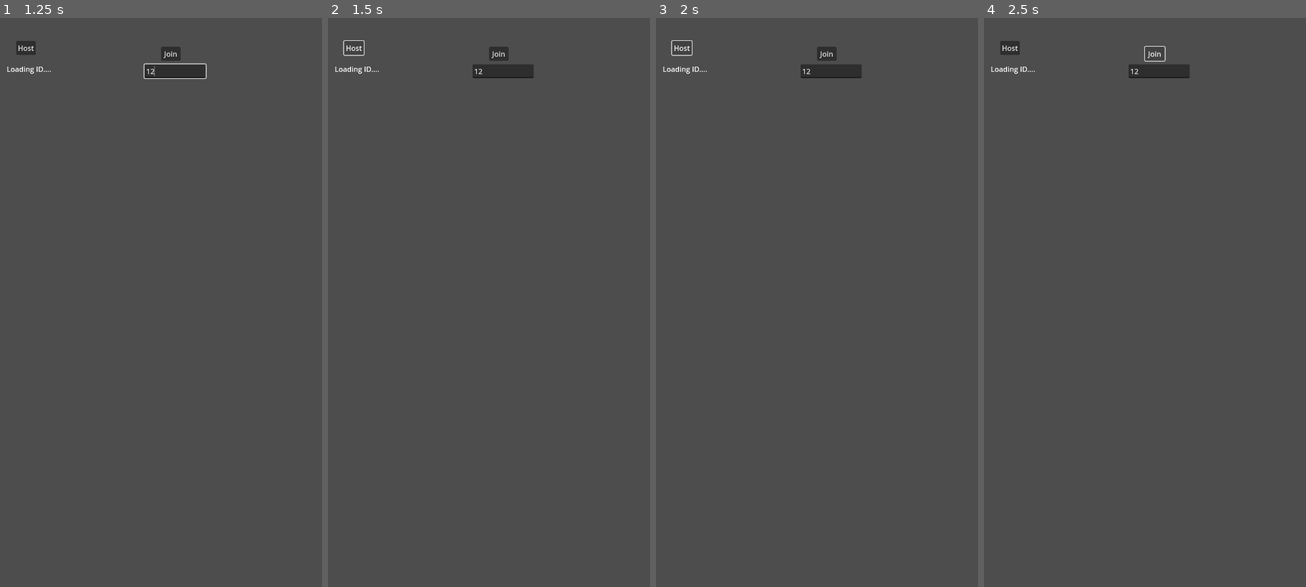
Above: before the commit, frames 1-4 (left to right).
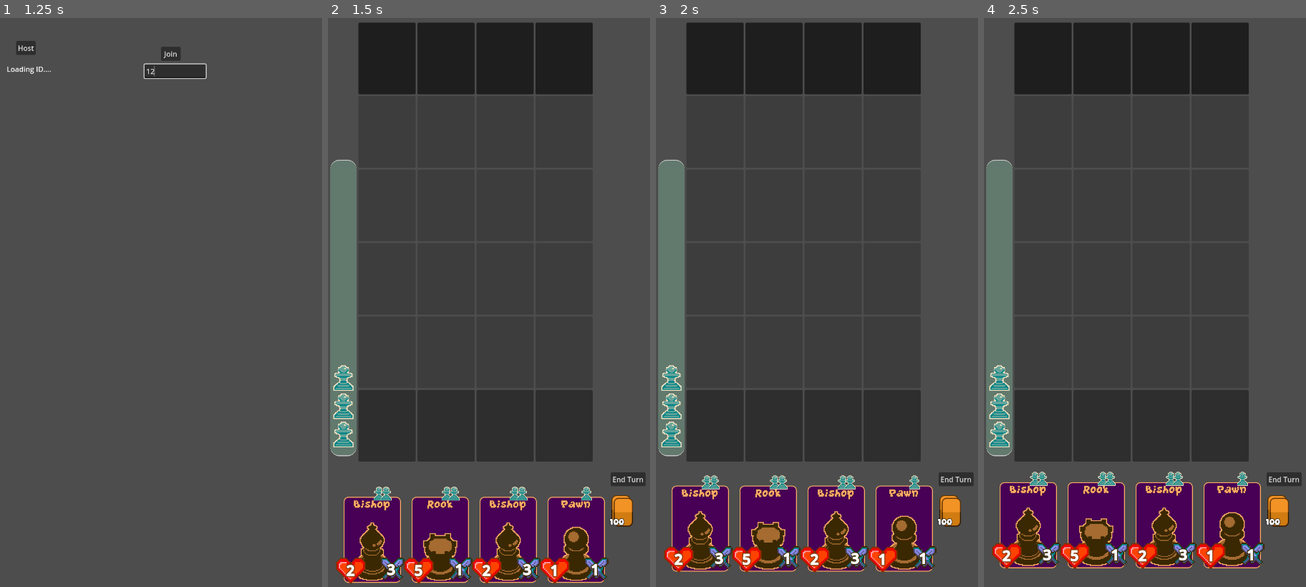
Above: after the commit, the same moments.

Repository: Meansofa/LevelUpJam
Game: Godot game, scene res://main.tscn
Two runs of this game, one before a commit and one after it. Both use one fixed random seed, a clock stepped at 60 frames per second and the inputs below. The engine's default icon, where the game draws it, is replaced by a stand-in: a white triangle on a blue panel in a dark square.
Inputs (mouse positions are in pixels of both pictures, inside the frame that each line leads up to):
- Up to frame 1 (1.25 s): click (173, 69) at 0.52 s; type "12" at 0.6 s
- Up to frame 2 (1.5 s): click "Host" at 1.25 s
- Up to frame 3 (2 s): no input
- Up to frame 4 (2.5 s): click (1154, 52) at 2 s, where only the run before the commit has a clickable "Join"

Frame 1 is identical in both runs. In frame 2, 33% of the frame differs, in the area x 0-99%, y 0-100%; in frame 3, 33%; in frame 4, 33%, in the area x 0-99%, y 0-97%.
Error before the commit: Parse Error: Identifier "NodeTunnelPeer" not declared in the current scope. (res://main.gd:6)

Commit message:
added localhost good movement  reflects on pressing end turn and doesn t go over index

Diff:
--- a/card.gd
+++ b/Script/card.gd
@@ -1,15 +1,20 @@
 extends Area2D
-
-func change_pawn(pawn : piece):
-	change_health(pawn.health)
 
 func update_visuals(pawn : piece):
 	change_health(pawn.health)
 	change_damage(pawn.damage)
 	change_texture(pawn.pawn_texture)
 
+func is_pawn_dead(pawn : piece) -> bool:
+	if pawn.health <= 0:
+		%AnimationPlayer.play("death")
+		return true
+	#print(pawn.name, ": health: ", pawn.health)
+	return false
+
 func change_health(value: int):
 	%health_label.text = "[b]" + str(value)
+
 
 func change_damage(value: int):
 	%damage_label.text = "[b]" + str(value)
--- a/game_play.gd
+++ b/Script/game_play.gd
@@ -5,24 +5,20 @@
 
 var board : Array = []
 
-@export var rook_tres : piece
-@export var bishop_tres : piece
-
 var player_cards = []
-
 
 #called from slot.gd
 func place_piece(slot_number : int, card_name : String):
 	var player_id = multiplayer.get_unique_id()
 
-	who_placed_piece( slot_number, card_name, player_id)
+	who_placed_piece(slot_number, card_name, player_id)
 	rpc("who_placed_piece", slot_number, card_name, player_id) #This updates for the other players
 
 #rpc doesn't allow object passed from a function
 func get_card_with_name(card_name : String) -> piece:
 	for card in %AllCards.cards:
 		if card_name == card.name:
-			return card
+			return card.duplicate()
 	var error = piece.new()
 	error.name = "ERROR CARD"
 	return error
@@ -31,6 +27,7 @@
 func who_placed_piece(slot_number : int, card_name : String, player_id):
 	print(player_id, ": placed a piece")
 	var card = get_card_with_name(card_name) #rpc doesn't allow object passed from a function
+
 	if multiplayer.get_unique_id() == player_id: #If you are the player on this networkd
 		card.team = piece.teams.player #assign piece to player
 		board[rows - 1][slot_number] = card
@@ -39,6 +36,7 @@
 		board[0][slot_number] = card
 
 	update_simulation()
+	view_board()
 
 func calculate_index(x:int, y:int) -> int:
 	return (x*cols) + y
@@ -54,9 +52,9 @@
 				if front_piece is piece:
 					if front_piece.team == piece.teams.opponent:
 						if pawn.attack_mode:
-							await square.attack_opponent()
+							await square.attack_opponent() #IMPORTANT-------------------
 							front_piece.health -= pawn.damage
-							front_square.update_visuals(front_piece)
+							front_square.update_visuals(front_piece) #update the health value
 						else:
 							pawn.attack_mode = true
 					else:
@@ -67,9 +65,9 @@
 				if front_piece is piece:
 					if front_piece.team == piece.teams.player:
 						if pawn.attack_mode:
-							await square.attack_player()
+							await square.attack_player()#IMPORTANT-------------------
 							front_piece.health -= pawn.damage
-							front_square.update_visuals(front_piece)
+							front_square.update_visuals(front_piece) #update the health value
 						else:
 							pawn.attack_mode = true
 					else:
@@ -94,6 +92,7 @@
 	update_simulation() #change animation
 #IMPORTANT----------------------------------------------
 
+@rpc("any_peer")
 func update_simulation():
 	for x in range(rows):
 		for y in range(cols):
@@ -102,10 +101,13 @@
 			var square : Area2D = %Board.get_node("Square" + str(index)) #the node in game corresponding to an index in the board
 			if pawn is piece:
 				square.visible = true #show the pawn
-				square.update_visuals(pawn)
+				if square.is_pawn_dead(pawn): #run animiation pawn dead if true
+					board[x][y] = calculate_index(x, y)
+				else: #if false
+					square.update_visuals(pawn)
 			else:
 				square.visible = false
-
+@rpc("any_peer")
 func player_move():
 	for x in range(rows):
 		for y in range(cols):
@@ -123,7 +125,7 @@
 		board[x][y] = "Q"
 	else: #if not on edge move forward
 		board[x - 1][y] = square #move up by reducing x axis
-
+@rpc("any_peer")
 func opponent_move():
 	#since the 0 index is at the top and last index is at the bottom, if the piece goes down it will keep on going down
 	#we gotta start from the last index to the top to not counter this logical bug
@@ -131,9 +133,11 @@
 		for y in range(cols):
 			var reverse_x = rows - (x + 1) #first index(0) becomes last index(23)
 			var reverse_y = cols - (y + 1) #first index(0) becomes last index(23)
+			var player_id = multiplayer.get_unique_id()
+			print( player_id, ": reverse_x: ", reverse_x)
 			if board[reverse_x][reverse_y] is piece and board[reverse_x][reverse_y].team == piece.teams.opponent:
 				var opponent_piece = board[reverse_x][reverse_y]
-				print("reverse_x + 1: ", reverse_x + 1)
+				#print("reverse_x + 1: ", reverse_x + 1)
 				if board[reverse_x + 1][reverse_y] is piece: #check if forward is a piece
 					continue #skip the next lines of code and move to the next loop
 				#Move if possible
@@ -159,13 +163,15 @@
 		board.append(row)
 
 func view_board():
-	print("-------------------")
+	print(">>>>>>>>>>>>>>>>>>>>>>>>>>")
+	var player_id = multiplayer.get_unique_id()
+	print(" view_board() player_id: ", player_id)
 	for x in range(rows):
 		var line := ""
 		for y in range(cols):
 			if board[x][y]is piece:
-				line += board[x][y].name + " "
+				line += str(board[x][y].team) + str(board[x][y].name) + " "
 			else:
 				line += str(board[x][y]) + " "
 		print(line)
-	print("-------------------")
+	print("<<<<<<<<<<<<<<<<<<<<<<<<<<<<<<")
--- a/main.gd
+++ b/Script/main.gd
@@ -15,7 +15,6 @@
 
 	%OnlineID.text = peer.online_id
 
-
 func _on_host_pressed() -> void:
 	_disable_buttons()
 	peer.host()
@@ -29,7 +28,6 @@
 
 	var player_scene = player_packed_scene.instantiate()
 	add_child(player_scene)
-
 
 func _on_join_pressed() -> void:
 	_disable_buttons()
--- a/pick_card.gd
+++ b/Script/pick_card.gd
@@ -68,6 +68,8 @@
 		place_card()
 
 func place_card():
+	if nearest_slot == null:
+		return
 	nearest_slot.get_parent().place_card(card) #call the function inside the slot script
 	print("card place at: ", nearest_slot.get_parent().name)
 	self.global_position = nearest_slot.global_position
--- a/slot.gd
+++ b/Script/slot.gd
@@ -10,7 +10,7 @@
 #while select_card is in the card_detector area and select_card stops dragging
 func place_card(card : piece):
 	gameplay.place_piece(slot_number, card.name) #place the card
-	#rpc doesn't allow object passed from a function
+	#rpc doesn't allow object passed from a function so we have to send raw data like String and not Object
 
 	stop_detection()
 
--- a/card.tscn
+++ b/card.tscn
@@ -1,6 +1,6 @@
-[gd_scene load_steps=11 format=3 uid="uid://q3epd7gwh8wv"]
-
-[ext_resource type="Script" uid="uid://x6qjxb1tisg2" path="res://card.gd" id="1_e484p"]
+[gd_scene load_steps=12 format=3 uid="uid://q3epd7gwh8wv"]
+
+[ext_resource type="Script" uid="uid://x6qjxb1tisg2" path="res://Script/card.gd" id="1_e484p"]
 [ext_resource type="Texture2D" uid="uid://b7p6t2p2k55ny" path="res://Art/Pieces/PawnOutline.png" id="2_1i5pp"]
 [ext_resource type="Texture2D" uid="uid://bnw64uj26d4r6" path="res://Art/Pieces/heart.png" id="4_b4rk6"]
 [ext_resource type="Texture2D" uid="uid://jtgyxukmqidc" path="res://Art/Pieces/sword.png" id="5_6lcat"]
@@ -15,7 +15,7 @@
 tracks/0/type = "bezier"
 tracks/0/imported = false
 tracks/0/enabled = true
-tracks/0/path = NodePath("pawn:position:x")
+tracks/0/path = NodePath("pawn:position:y")
 tracks/0/interp = 1
 tracks/0/loop_wrap = true
 tracks/0/keys = {
@@ -23,75 +23,72 @@
 "points": PackedFloat32Array(0, -0.25, 0, 0.25, 0),
 "times": PackedFloat32Array(0)
 }
-tracks/1/type = "bezier"
+tracks/1/type = "value"
 tracks/1/imported = false
 tracks/1/enabled = true
-tracks/1/path = NodePath("pawn:position:y")
+tracks/1/path = NodePath("pawn:modulate")
 tracks/1/interp = 1
 tracks/1/loop_wrap = true
 tracks/1/keys = {
-"handle_modes": PackedInt32Array(0),
-"points": PackedFloat32Array(0, -0.25, 0, 0.25, 0),
-"times": PackedFloat32Array(0)
+"times": PackedFloat32Array(0),
+"transitions": PackedFloat32Array(1),
+"update": 0,
+"values": [Color(1, 1, 1, 1)]
 }
 
 [sub_resource type="Animation" id="Animation_e484p"]
 resource_name = "attack_opponent"
+length = 0.5
 step = 0.0333333
 tracks/0/type = "bezier"
 tracks/0/imported = false
-tracks/0/enabled = false
-tracks/0/path = NodePath("pawn:position:x")
-tracks/0/interp = 1
-tracks/0/loop_wrap = true
-tracks/0/keys = {
-"handle_modes": PackedInt32Array(0, 0),
-"points": PackedFloat32Array(0, -0.25, 0, 0.25, 0, 0, -0.25, 0, 0.25, 0),
-"times": PackedFloat32Array(0, 1)
-}
-tracks/1/type = "bezier"
-tracks/1/imported = false
-tracks/1/enabled = true
-tracks/1/path = NodePath("pawn:position:y")
-tracks/1/interp = 1
-tracks/1/loop_wrap = true
-tracks/1/keys = {
+tracks/0/enabled = true
+tracks/0/path = NodePath("pawn:position:y")
+tracks/0/interp = 1
+tracks/0/loop_wrap = true
+tracks/0/keys = {
 "handle_modes": PackedInt32Array(0, 0, 0),
 "points": PackedFloat32Array(0, -0.25, 0, 0.25, 0, 15.5, -0.25, 0, 0.25, 0, -144, -0.25, 0, 0.25, 0),
-"times": PackedFloat32Array(0, 0.6333333, 1)
+"times": PackedFloat32Array(0, 0.13333333, 0.43333334)
 }
 
 [sub_resource type="Animation" id="Animation_pjytt"]
 resource_name = "attack_player"
+length = 0.5
 step = 0.0333333
 tracks/0/type = "bezier"
 tracks/0/imported = false
-tracks/0/enabled = false
-tracks/0/path = NodePath("pawn:position:x")
-tracks/0/interp = 1
-tracks/0/loop_wrap = true
-tracks/0/keys = {
-"handle_modes": PackedInt32Array(0, 0),
-"points": PackedFloat32Array(0, -0.25, 0, 0.25, 0, 0, -0.25, 0, 0.25, 0),
-"times": PackedFloat32Array(0, 1)
-}
-tracks/1/type = "bezier"
-tracks/1/imported = false
-tracks/1/enabled = true
-tracks/1/path = NodePath("pawn:position:y")
-tracks/1/interp = 1
-tracks/1/loop_wrap = true
-tracks/1/keys = {
-"handle_modes": PackedInt32Array(0, 0, 0),
-"points": PackedFloat32Array(0, -0.25, 0, 0.25, 0, -15.5, -0.25, 0, 0.25, 0, 144, -0.25, 0, 0.25, 0),
-"times": PackedFloat32Array(0, 0.6333333, 1)
+tracks/0/enabled = true
+tracks/0/path = NodePath("pawn:position:y")
+tracks/0/interp = 1
+tracks/0/loop_wrap = true
+tracks/0/keys = {
+"handle_modes": PackedInt32Array(0, 0, 0, 0),
+"points": PackedFloat32Array(0, -0.25, 0, 0.25, 0, -15.5, -0.25, 0, 0.25, 0, 60, -0.03333334, -17.722223, 0.016666666, 8.86111, 144, -0.25, 0, 0.25, 0),
+"times": PackedFloat32Array(0, 0.13333333, 0.3, 0.5)
+}
+
+[sub_resource type="Animation" id="Animation_1i5pp"]
+resource_name = "death"
+tracks/0/type = "value"
+tracks/0/imported = false
+tracks/0/enabled = true
+tracks/0/path = NodePath("pawn:modulate")
+tracks/0/interp = 1
+tracks/0/loop_wrap = true
+tracks/0/keys = {
+"times": PackedFloat32Array(0, 0.61, 1),
+"transitions": PackedFloat32Array(1, 1, 1),
+"update": 0,
+"values": [Color(1, 1, 1, 1), Color(1, 0, 0, 0.3882353), Color(1, 1, 1, 0)]
 }
 
 [sub_resource type="AnimationLibrary" id="AnimationLibrary_1i5pp"]
 _data = {
 &"RESET": SubResource("Animation_fpac0"),
 &"attack_opponent": SubResource("Animation_e484p"),
-&"attack_player": SubResource("Animation_pjytt")
+&"attack_player": SubResource("Animation_pjytt"),
+&"death": SubResource("Animation_1i5pp")
 }
 
 [node name="Card" type="Area2D" groups=["Card"]]
--- a/game_play.tscn
+++ b/game_play.tscn
@@ -1,16 +1,16 @@
 [gd_scene load_steps=21 format=3 uid="uid://cv50k8ineexkg"]
 
-[ext_resource type="Script" uid="uid://r10i8cnvrsr1" path="res://game_play.gd" id="1_0mbhd"]
+[ext_resource type="Script" uid="uid://r10i8cnvrsr1" path="res://Script/game_play.gd" id="1_0mbhd"]
 [ext_resource type="Resource" uid="uid://bg0scmb60ole" path="res://Pieces/rook.tres" id="2_uycrd"]
 [ext_resource type="Resource" uid="uid://ccijcv8lt06pm" path="res://Pieces/bishop.tres" id="3_7bf21"]
 [ext_resource type="Theme" uid="uid://buamt54f6ol74" path="res://Themes/main.tres" id="4_x2ujm"]
-[ext_resource type="Script" uid="uid://y82d36rfxdrd" path="res://slot.gd" id="5_xjpow"]
+[ext_resource type="Script" uid="uid://y82d36rfxdrd" path="res://Script/slot.gd" id="5_xjpow"]
 [ext_resource type="PackedScene" uid="uid://b4x0sflvtqalj" path="res://pick_card.tscn" id="6_fvbcm"]
-[ext_resource type="Script" uid="uid://bd3kqdjnuomn3" path="res://board.gd" id="7_kgpdb"]
+[ext_resource type="Script" uid="uid://bd3kqdjnuomn3" path="res://Script/board.gd" id="7_kgpdb"]
 [ext_resource type="PackedScene" uid="uid://q3epd7gwh8wv" path="res://card.tscn" id="8_a1b81"]
-[ext_resource type="Script" uid="uid://453o1y0takwh" path="res://elixer.gd" id="9_htgex"]
+[ext_resource type="Script" uid="uid://453o1y0takwh" path="res://Script/elixer.gd" id="9_htgex"]
 [ext_resource type="Texture2D" uid="uid://cqcjqxj2r8q3q" path="res://Art/Pieces/elixer.png" id="10_3ux7j"]
-[ext_resource type="Script" uid="uid://b1kol4jahgr23" path="res://all_cards.gd" id="11_uycrd"]
+[ext_resource type="Script" uid="uid://b1kol4jahgr23" path="res://Script/all_cards.gd" id="11_uycrd"]
 [ext_resource type="Script" uid="uid://b857rlbbl7w2n" path="res://Pieces/base_piece.gd" id="12_x2ujm"]
 [ext_resource type="Resource" uid="uid://bp7sx5327bjvn" path="res://Pieces/pawn.tres" id="13_xjpow"]
 
@@ -653,6 +653,7 @@
 offset_top = 1024.0
 offset_right = 710.0
 offset_bottom = 1055.0
+focus_mode = 0
 text = "End Turn"
 
 [node name="Elixer" type="Control" parent="."]
--- a/main.tscn
+++ b/main.tscn
@@ -1,11 +1,11 @@
 [gd_scene load_steps=4 format=3 uid="uid://1ii02qh8q237"]
 
-[ext_resource type="Script" uid="uid://cnxb5wywldhy3" path="res://main.gd" id="1_ig7tw"]
+[ext_resource type="Script" uid="uid://dfnwfg116r5h7" path="res://main_localhost.gd" id="1_h2yge"]
 [ext_resource type="PackedScene" uid="uid://c0qpjsiu58e47" path="res://opponent_scene.tscn" id="3_h2yge"]
 [ext_resource type="PackedScene" uid="uid://cv50k8ineexkg" path="res://game_play.tscn" id="4_1bvp3"]
 
 [node name="Main" type="Node2D"]
-script = ExtResource("1_ig7tw")
+script = ExtResource("1_h2yge")
 player_packed_scene = ExtResource("4_1bvp3")
 opponent_packed_scene = ExtResource("3_h2yge")
 
--- /dev/null
+++ b/main_localhost.gd
@@ -0,0 +1,48 @@
+extends Node2D
+
+@export var player_packed_scene : PackedScene
+@export var opponent_packed_scene : PackedScene
+
+var peer = ENetMultiplayerPeer.new()
+const PORT := 9998 #available port
+const ADDRESS := "localhost" #IP address (change to the host's ip adress if you want to test with other devices), "local host" if you want to test locally
+
+func _on_host_pressed() -> void:
+	_disable_buttons()
+
+	peer.create_server(PORT)
+	multiplayer.multiplayer_peer = peer
+
+	#connect a signal to when a peer connects
+	multiplayer.peer_connected.connect(_on_peer_connected)
+
+	var player_scene = player_packed_scene.instantiate()
+	add_child(player_scene)
+
+func _on_join_pressed() -> void:
+	_disable_buttons()
+
+	peer.create_client(ADDRESS, PORT)
+
+	multiplayer.multiplayer_peer = peer
+
+	var player_scene = player_packed_scene.instantiate()
+	add_child(player_scene)
+
+	var opponent_scene = opponent_packed_scene.instantiate()
+	add_child(opponent_scene)
+
+#This only shows if you're the host
+func _on_peer_connected(peer_id):
+	print("Player joined!")
+
+	var opponent_scene = opponent_packed_scene.instantiate()
+	add_child(opponent_scene)
+
+func _disable_buttons():
+	$Host.visible = false
+	$Host.disabled = true
+	$Join.visible = false
+	$Join.disabled = true
+	%OnlineID.visible = false
+	%JoinID.visible = false
--- a/pick_card.tscn
+++ b/pick_card.tscn
@@ -1,6 +1,6 @@
 [gd_scene load_steps=19 format=3 uid="uid://b4x0sflvtqalj"]
 
-[ext_resource type="Script" uid="uid://cuy3fw8c4ffs2" path="res://pick_card.gd" id="1_h87mr"]
+[ext_resource type="Script" uid="uid://cuy3fw8c4ffs2" path="res://Script/pick_card.gd" id="1_h87mr"]
 [ext_resource type="Texture2D" uid="uid://b7p6t2p2k55ny" path="res://Art/Pieces/PawnOutline.png" id="2_aa7bi"]
 [ext_resource type="Script" uid="uid://b857rlbbl7w2n" path="res://Pieces/base_piece.gd" id="2_lokbd"]
 [ext_resource type="Theme" uid="uid://buamt54f6ol74" path="res://Themes/main.tres" id="3_pm4o3"]
--- a/player_scene.tscn
+++ b/player_scene.tscn
@@ -1,6 +1,6 @@
 [gd_scene load_steps=3 format=3 uid="uid://bac0wa6usgxao"]
 
-[ext_resource type="Script" uid="uid://cm04enseqggro" path="res://player_scene.gd" id="1_g5c48"]
+[ext_resource type="Script" uid="uid://cm04enseqggro" path="res://Script/player_scene.gd" id="1_g5c48"]
 [ext_resource type="Texture2D" uid="uid://cosfisv3mpfiq" path="res://icon.svg" id="1_g662q"]
 
 [node name="PlayerScene" type="Node2D"]
Renamed: all_cards.gd -> Script/all_cards.gd
Renamed: all_cards.gd.uid -> Script/all_cards.gd.uid
Renamed: board.gd -> Script/board.gd
Renamed: board.gd.uid -> Script/board.gd.uid
Renamed: card.gd.uid -> Script/card.gd.uid
Renamed: card_stash.gd -> Script/card_stash.gd
Renamed: card_stash.gd.uid -> Script/card_stash.gd.uid
Renamed: elixer.gd -> Script/elixer.gd
Renamed: elixer.gd.uid -> Script/elixer.gd.uid
Renamed: game_play.gd.uid -> Script/game_play.gd.uid
Renamed: main.gd.uid -> Script/main.gd.uid
Renamed: pick_card.gd.uid -> Script/pick_card.gd.uid
(and 4 more such lines)
